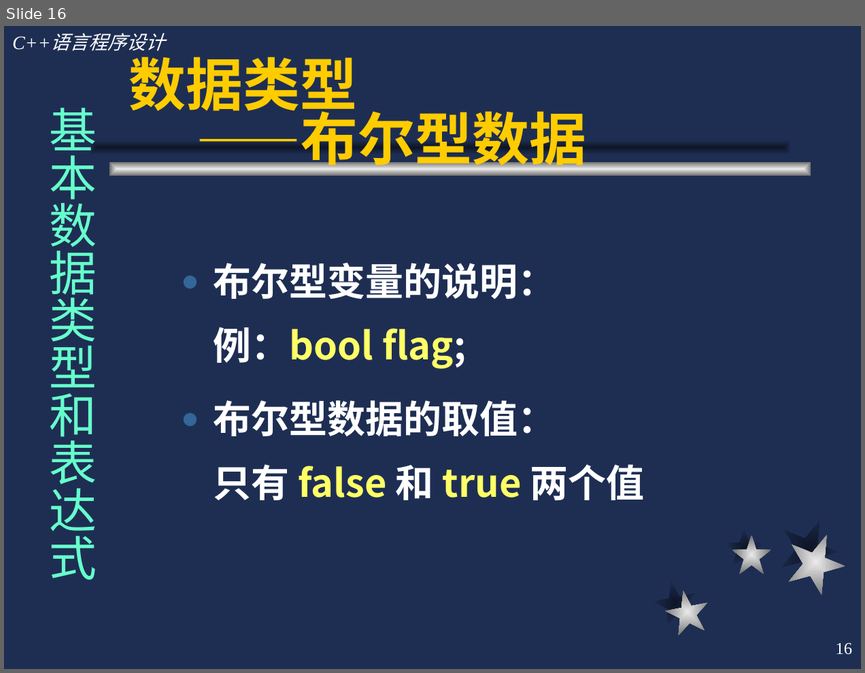
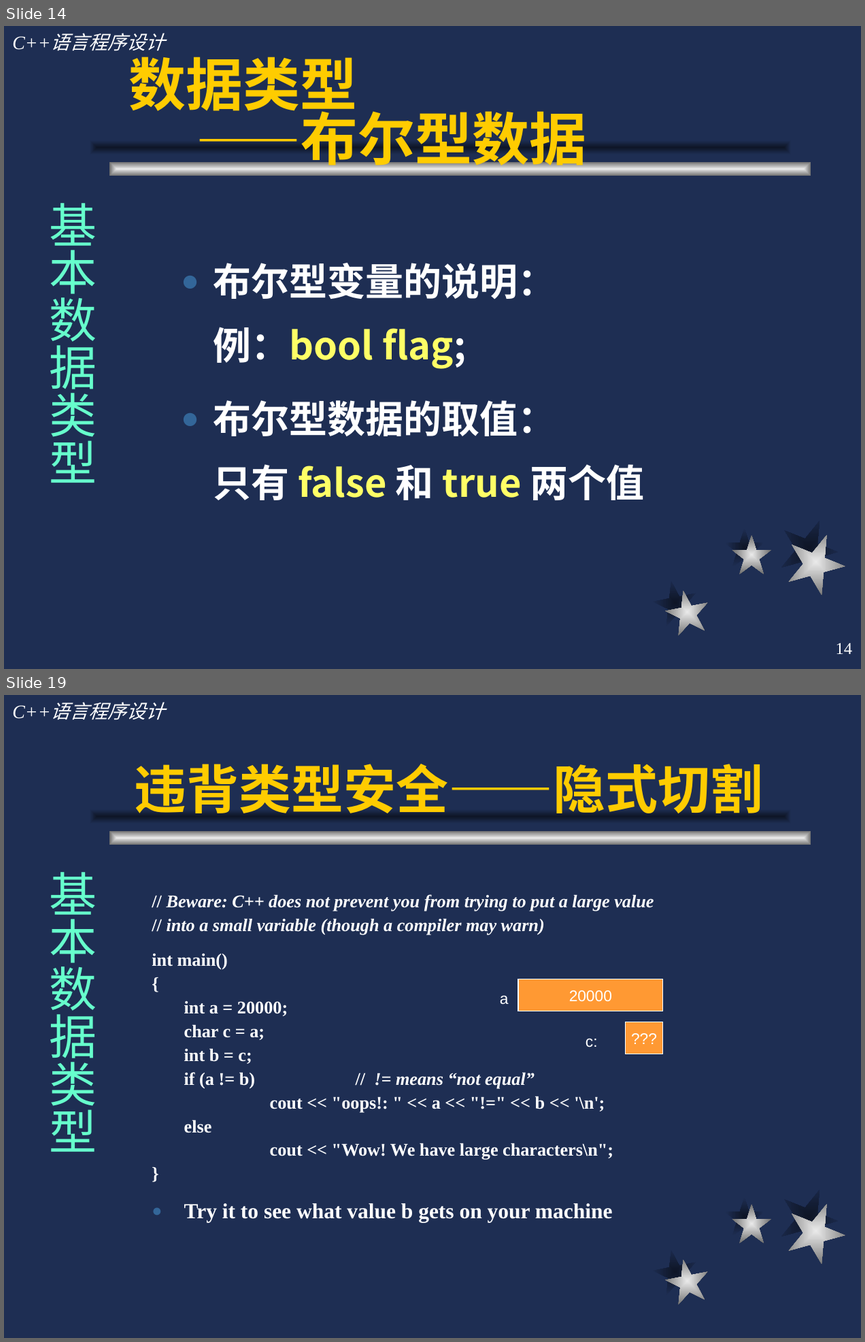
Before and after one commit to cugwhp/OOPCPP, a slide deck: 02.PPT/Ch2-C++语言概述/c++2.ppt. Shown one above the other, each under a label of ours: slide 16 before the commit, slides 14 and 19 after it; the slides between them are not shown. The pictures are 865x673 and 865x1342 pixels, drawn with LibreOffice and Linux fonts; fonts in the diff are those of the drawing. Boxes give left, top, right and bottom in pixels: in the first picture for what was removed or moved away, otherwise in the second. Text is boxed around its words. In the diff, an @@ line names an element or a change of style, - is before the commit and + after.

```diff
--- a/02.PPT/Ch2-C++语言概述/c++2.ppt
+++ b/02.PPT/Ch2-C++语言概述/c++2.ppt
@@ slide 19 added at (4, 695, 861, 1338), background #1E2E53; not listed: 9 template elements that a slide beside it also shows @@
@@ title added at (134, 764, 762, 817), 44 pt, text #FFCC00, bold @@
+违背类型安全——隐式切割
@@ text added at (49, 872, 96, 1151), 40 pt, text #66FFCC @@
+基本数据类型
@@ text added at (152, 894, 653, 1223), 15 pt, text #FFFFFF, bold @@
+// Beware: C++ does not prevent you from trying to put a large value
+// into a small variable (though a compiler may warn)
+int main()
+{
+int a = 20000;
+char c = a;
+int b = c;
+if (a != b) // != means “not equal”
+cout << "oops!: " << a << "!=" << b << '\n';
+else
+cout << "Wow! We have large characters\n";
+}
+● Try it to see what value b gets on your machine
@@ rectangle added at (518, 979, 663, 1011), fill #FF9933, outline #FFFFFF 0.74 pt, 13 pt, text #FFFFFF @@
+20000
@@ text added at (500, 995, 509, 1004), 13 pt, text #FFFFFF @@
+a
@@ text added at (585, 1038, 598, 1047), 13 pt, text #FFFFFF @@
+c:
@@ rectangle added at (626, 1021, 663, 1053), fill #FF9933, outline #FFFFFF 0.74 pt, 13 pt, text #FFFFFF @@
+???
@@ what was slide 16 is now slide 14 @@
@@ slide 14 changed as well @@
@@ text at (49, 203, 96, 482): text changed @@
-基本数据类型和表达式
+基本数据类型
@@ page number at (836, 643, 853, 654): text changed @@
-16
+14
```
Also in this commit, not shown: 67 other slides changed, 12 other slides added, 6 slides removed, 4 other files.
